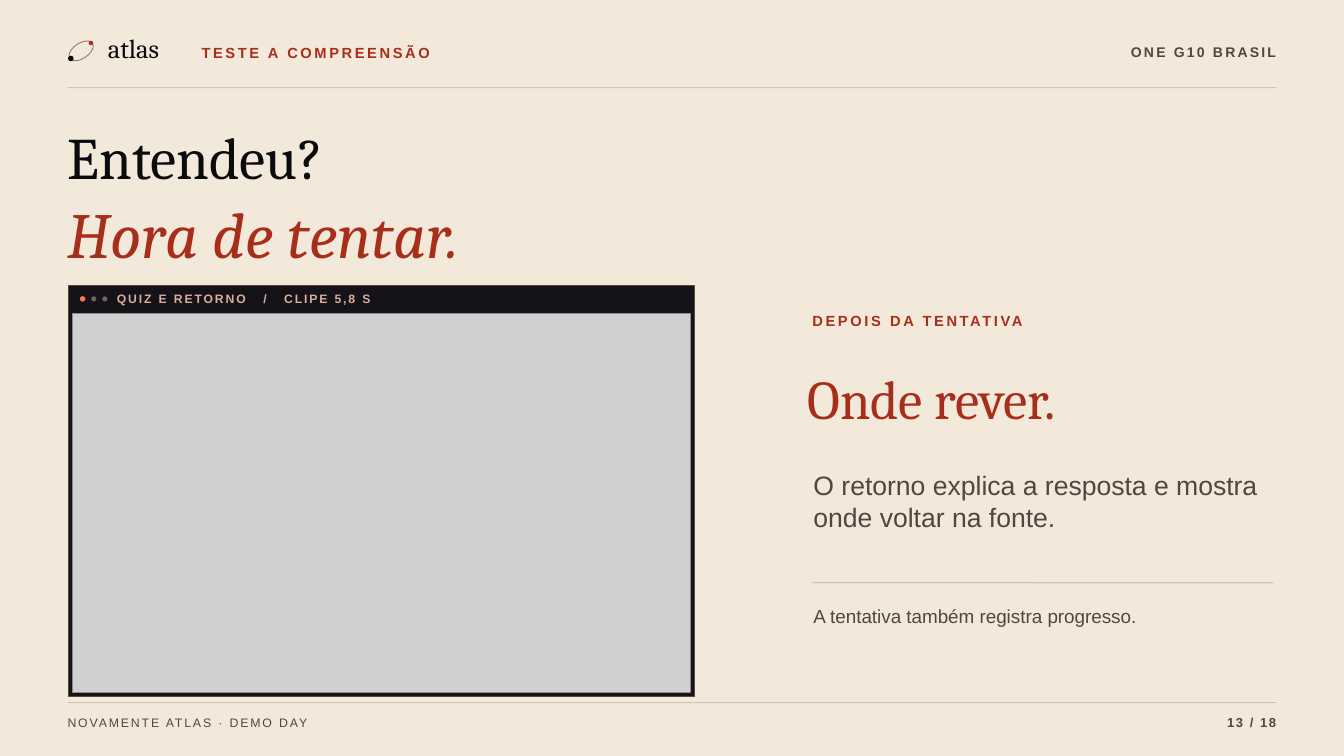
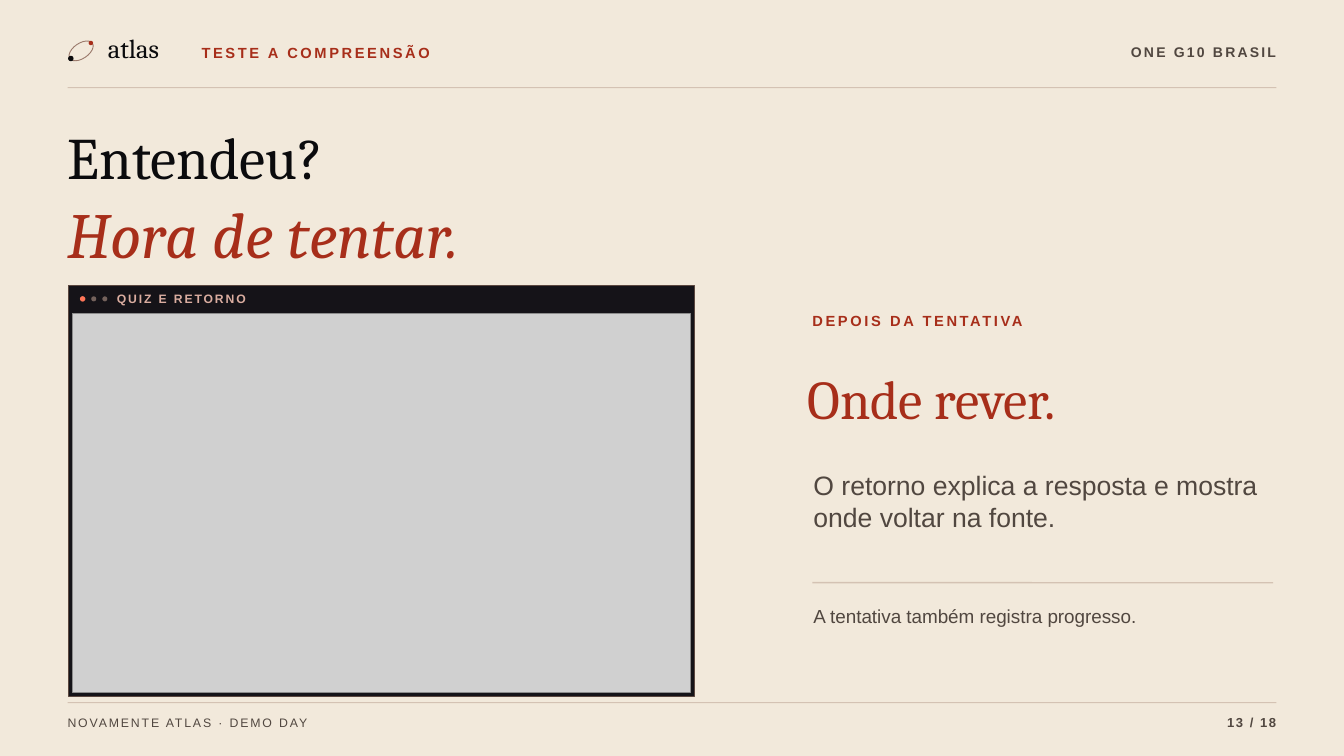
Before and after one commit to Oracle-hackatom-g10-team-4/Nova-mente-Solution, a slide deck: slide 13 of NovaMente-Atlas-Demo-Day-Estudo-e-Treinamento.pptx. Drawn at 1344x756 pixels with LibreOffice and Linux fonts; fonts in the diff are those of the drawing; grey boxes stand for pictures. Boxes give left, top, right and bottom in pixels: in the first picture for what was removed or moved away, otherwise in the second. Text is boxed around its words. In the diff, an @@ line names an element or a change of style, - is before the commit and + after.

Commit message:
docs: atualiza as notas e simplifica as legendas dos clipes
Por quê: ajudar o apresentador a manter o ritmo sem expor indicações de bastidores.

```diff
--- a/NovaMente-Atlas-Demo-Day-Estudo-e-Treinamento.pptx
+++ b/NovaMente-Atlas-Demo-Day-Estudo-e-Treinamento.pptx
@@ text at bbox=[117, 294, 246, 306]: text changed @@
-QUIZ E RETORNO / CLIPE 5,8 S
+QUIZ E RETORNO
```
Also in this commit, not shown: 3 other slides changed.
